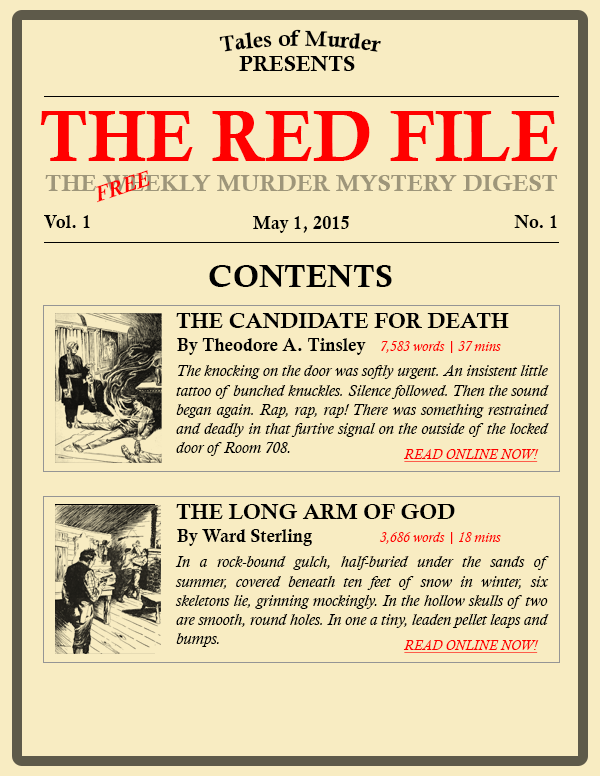
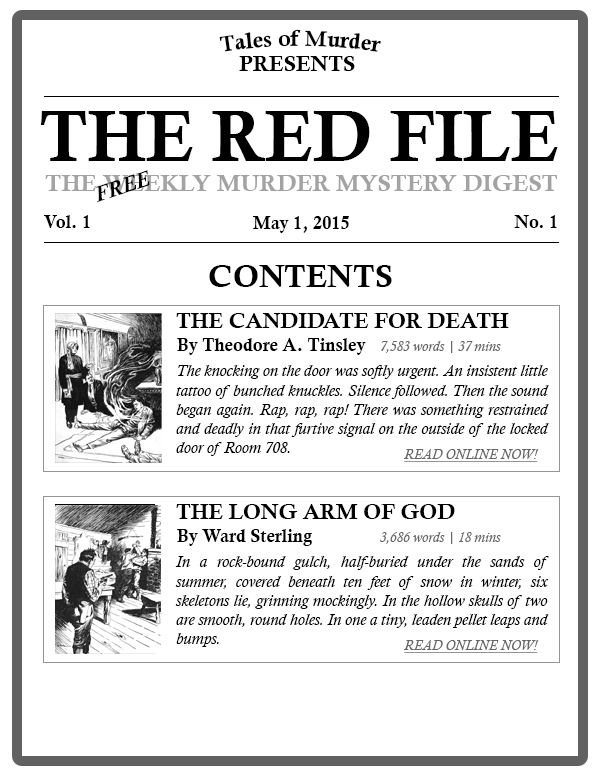
Layer changes from the first (600, 776) image to the second:
showed group "b&w" (40 layers) over (0, 0, 600, 776)
moved "banner copy" into group "header copy" over (219, 29, 381, 71)
